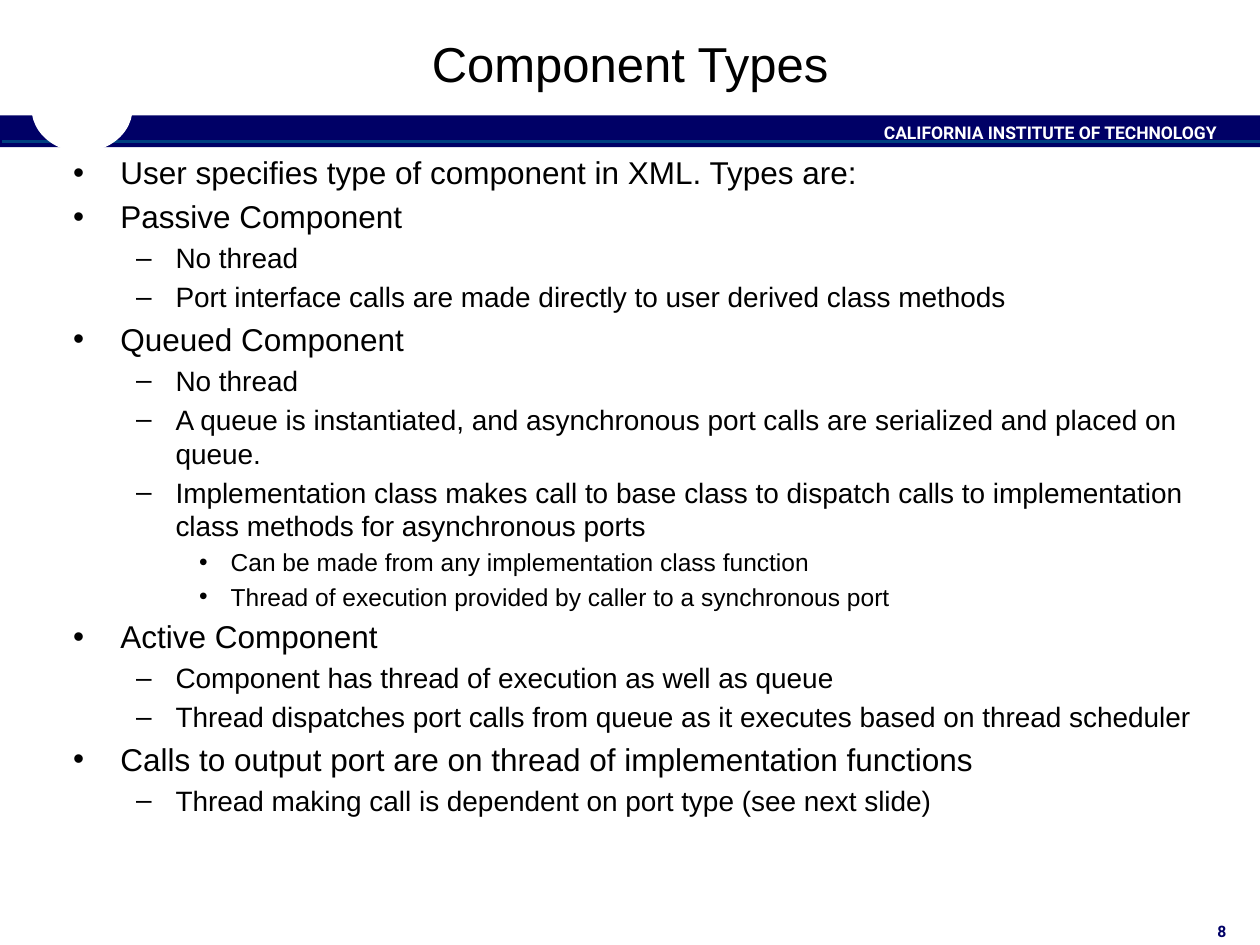
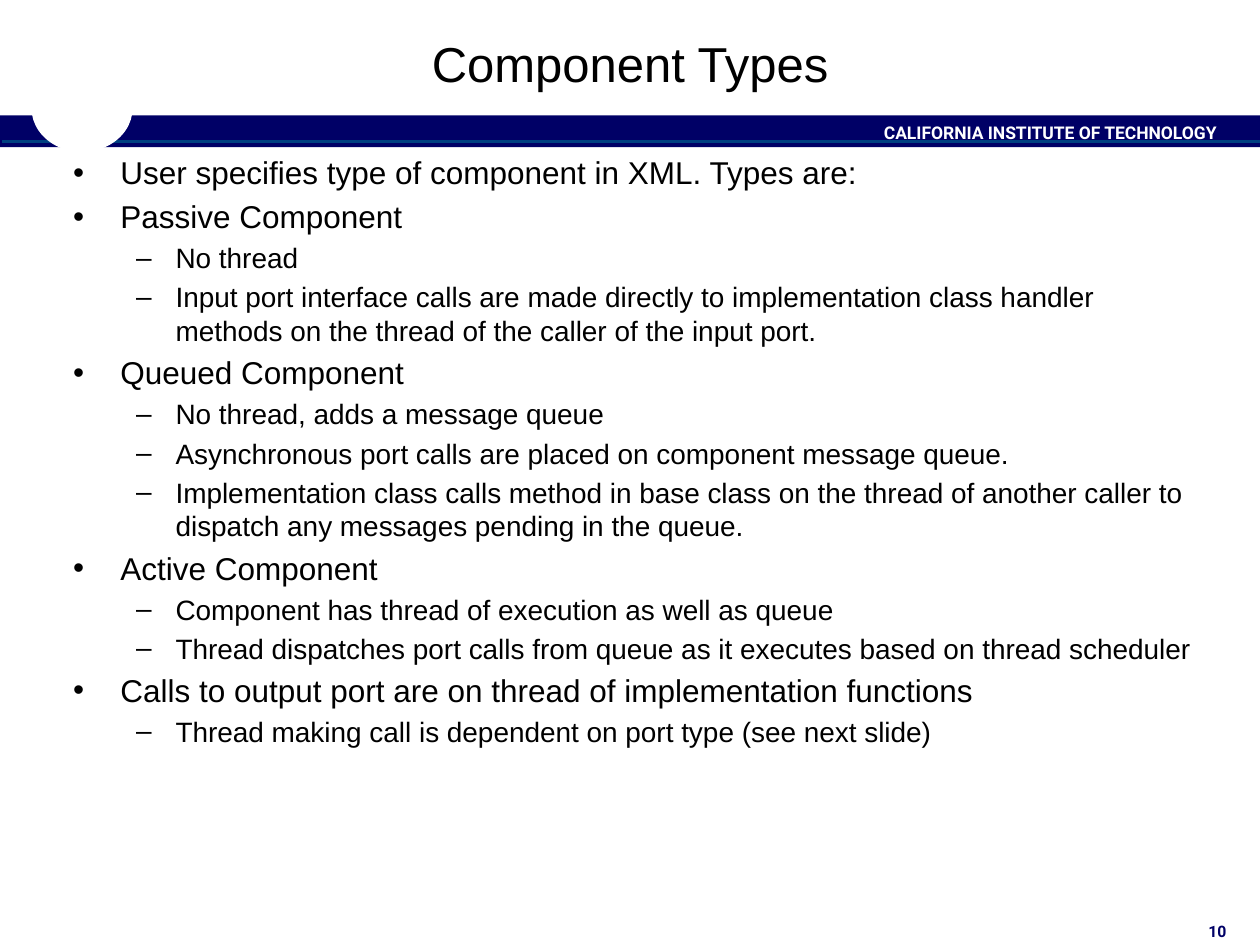
Before and after one commit to christianjeromeilustre/fprime-control, a slide deck: slide 10 of docs/Architecture/FPrimeSoftwareArchitecture.pptx (slide 8 before the commit). Drawn at 1260x945 pixels with LibreOffice and Linux fonts; fonts in the diff are those of the drawing; background and template pictures are left out. Boxes give left, top, right and bottom in pixels: in the first picture for what was removed or moved away, otherwise in the second. Text is boxed around its words. In the diff, an @@ line names an element or a change of style, - is before the commit and + after.

```diff
--- a/docs/Architecture/FPrimeSoftwareArchitecture.pptx
+++ b/docs/Architecture/FPrimeSoftwareArchitecture.pptx
@@ text at [176, 286, 1093, 346]: text changed @@
-  – Port interface calls are made directly to user derived class methods
+  – Input port interface calls are made directly to implementation class handler methods on the thread of the caller of the input port.
@@ text at [176, 403, 1182, 541]: text changed @@
-  – No thread
-  – A queue is instantiated, and asynchronous port calls are serialized and placed on queue.
-  – Implementation class makes call to base class to dispatch calls to implementation class methods for asynchronous ports
-    • Can be made from any implementation class function
-    • Thread of execution provided by caller to a synchronous port
+  – No thread, adds a message queue
+  – Asynchronous port calls are placed on component message queue.
+  – Implementation class calls method in base class on the thread of another caller to dispatch any messages pending in the queue.
@@ page number at [1208, 925, 1226, 937]: text changed @@
-8
+10
```
Also in this commit, not shown: 20 other slides changed, 7 slides added.
